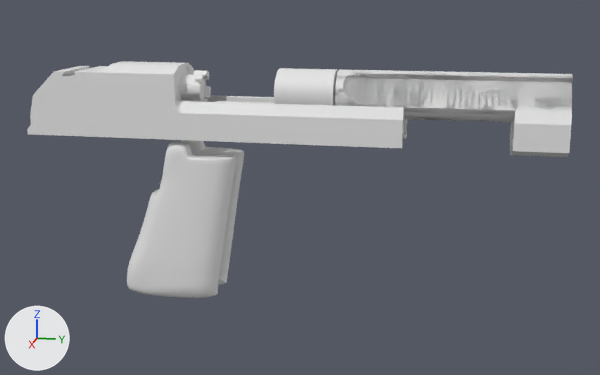
The Blender file DesertEagle_01v03.blend: old version first, new version second.
One viewpoint serves both versions: a 50 mm lens placed at (6.5, -0.27, 2.79), pointed at (-0.03, -1.58, 1.16). The axes (+X, +Y, +Z) are drawn at lower left. The lights are the same throughout.

Names of what the first picture shows: 'CircleBase', 'Cylinder', 'FrontCylinder', 'Plane', 'Up'.
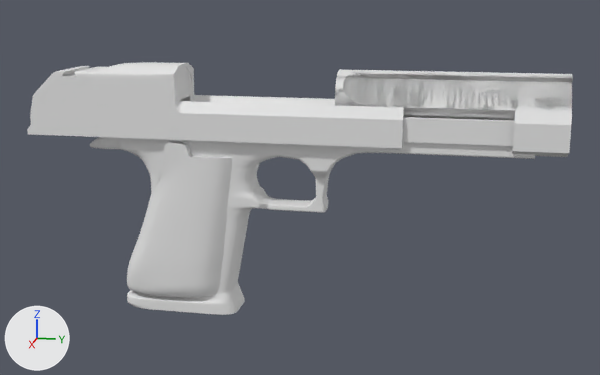
What differs and where, as boxes [x1, y1, x2, y2] in the pictures (600 x 375 px; the box of a moved part takes in the faces that stretch with it):
'Up', reshaped, modifiers changed: before [27, 61, 407, 148]; after [27, 62, 404, 148]
'Bottom', shown: after [90, 117, 535, 315]
'CircleBase', hidden: before [274, 68, 339, 105]
'Cylinder', hidden: before [179, 70, 211, 102]
part 1 of me_cylinder_005, moved or reshaped (not visible afterwards): before [274, 68, 337, 105]
part 2 of me_plane, shading changed: [127, 150, 232, 298] in both
part 3 of me_cube_006, moved or reshaped: before [176, 67, 407, 148]; after [176, 67, 404, 117]

Patch to the scene script:
```diff
--- a/DesertEagle_01v03.blend.py
+++ b/DesertEagle_01v03.blend.py
@@ me_cylinder_005 @@
 me_cylinder_005.from_pydata(...)  # 40 vertices, 22 faces; spans x -0.207..0.207, y -0.232..0.232, z -0.189..0.189
 # used by ob_circlebase; location = (0.0, -1.506, 1.95)
+# me_cylinder_005 part 1: the whole mesh is scaled about its middle by (1, 1.18, 1), then moved by (0.0, -0.041, 0.0)
@@ me_plane @@
 me_plane.from_pydata(...)  # 83 vertices, 64 faces; spans x -4.95..4.25, y -10.77..1.0, z -1.53..0.84
 # used by ob_plane; location = (0.175, -2.524, 1.431); rotation_euler = (1.571, 0.0, 1.571), in degrees (90, 0, 90); scale = (0.115, 0.115, 0.115)
+# me_plane part 2: creased or bevel-weighted edges go from 0 to 28
@@ me_cube_006 @@
 # used by ob_up; location = (0.0, -0.818, 0.0)
-me_cube_006.from_pydata(...)  # 399 vertices, 360 faces; spans x 0.0..0.24, y -3.02..0.08, z 1.57..2.16
+me_cube_006.from_pydata(...)  # 386 vertices, 349 faces; spans x 0.0..0.24, y -3.02..0.08, z 1.57..2.16
+# me_cube_006 part 3: 1 vertex moved from x 0.19, y -1.64, z 1.88 to x 0.19, y -1.67, z 1.88; 56 vertices removed from x 0.0..0.24, y -1.73..0.08, z 1.57..1.88; 43 vertices added at x 0.0..0.21, y -2.3..0.08, z 1.66..1.89
@@ ob_cylinder @@
 ob_cylinder.location = (0.031, -2.46, 1.974)
+ob_cylinder.hide_viewport = True
@@ ob_circlebase @@
 ob_circlebase = bpy.data.objects.new('CircleBase', me_cylinder_005)
-ob_circlebase.location = (0.0, -1.506, 1.95)
+ob_circlebase.location = (0.0, -1.946, 1.95)
 _m = ob_circlebase.modifiers.new('Subsurf', 'SUBSURF')
+ob_circlebase.hide_viewport = True
@@ ob_bottom @@
 _m = ob_bottom.modifiers.new('EdgeSplit', 'EDGE_SPLIT')
-ob_bottom.hide_viewport = True
@@ ob_up @@
 _m = ob_up.modifiers.new('Subsurf', 'SUBSURF')
-_m.subdivision_type = 'SIMPLE'
 _m.levels = 2
```
